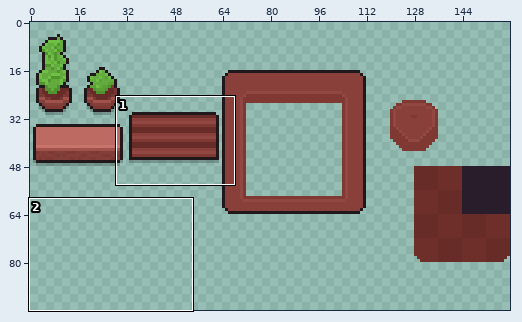
Two versions of one pixel-art file, Assets/Prototyping/Tilemaps/library.aseprite. The first picture is a wide view before the edit; the outline marks the close-up.
Close-up. Before the commit:
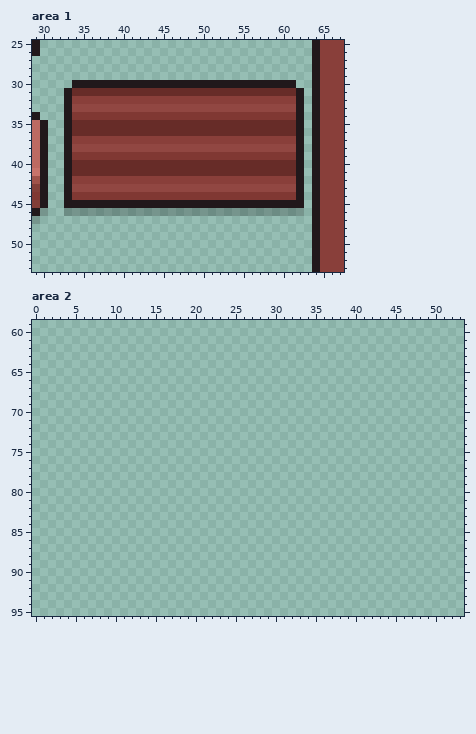
160x96 pixels, 1 frame. Colours within 5 levels of each other are drawn and written as one. Shown: area 1: x 29..67, y 25..53; area 2: x 0..53, y 59..95. The commit also changed other parts of the picture, which this record leaves out.
Now the later version:
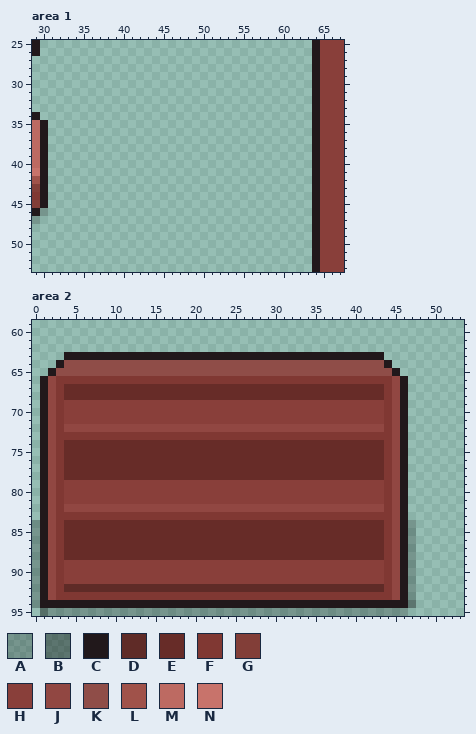
Palette (. is transparent): A #00000037  B #00000062  C #21181b  D #5f2b27  E #672c28  F #803833  G #823e38  H #893f3a  J #914742  K #8f4d48  L #a0524a  M #bd6a62  N #c8736b
The edit:
--- area 1
@@ x 29..67 @@
 29 ...................................CHHH
-30 .....CCCCCCCCCCCCCCCCCCCCCCCCCCCC..CHHH
-31 ....CEEEEEEEEEEEEEEEEEEEEEEEEEEEEC.CHHH
-32 ....CHHHHHHHHHHHHHHHHHHHHHHHHHHHHC.CHHH
-33 ....CJJJJJJJJJJJJJJJJJJJJJJJJJJJJC.CHHH
-34 C...CFFFFFFFFFFFFFFFFFFFFFFFFFFFFC.CHHH
-35 MC..CEEEEEEEEEEEEEEEEEEEEEEEEEEEEC.CHHH
-36 MC..CEEEEEEEEEEEEEEEEEEEEEEEEEEEEC.CHHH
-37 MC..CHHHHHHHHHHHHHHHHHHHHHHHHHHHHC.CHHH
-38 MC..CJJJJJJJJJJJJJJJJJJJJJJJJJJJJC.CHHH
-39 MC..CFFFFFFFFFFFFFFFFFFFFFFFFFFFFC.CHHH
-40 MC..CEEEEEEEEEEEEEEEEEEEEEEEEEEEEC.CHHH
-41 NC..CEEEEEEEEEEEEEEEEEEEEEEEEEEEEC.CHHH
-42 LC..CHHHHHHHHHHHHHHHHHHHHHHHHHHHHC.CHHH
-43 GC..CJJJJJJJJJJJJJJJJJJJJJJJJJJJJC.CHHH
-44 FC..CFFFFFFFFFFFFFFFFFFFFFFFFFFFFC.CHHH
-45 GC..CCCCCCCCCCCCCCCCCCCCCCCCCCCCCC.CHHH
-46 CA..AAAAAAAAAAAAAAAAAAAAAAAAAAAAAA.CHHH
+30 ...................................CHHH
+31 ...................................CHHH
+32 ...................................CHHH
+33 ...................................CHHH
+34 C..................................CHHH
+35 MC.................................CHHH
+36 MC.................................CHHH
+37 MC.................................CHHH
+38 MC.................................CHHH
+39 MC.................................CHHH
+40 MC.................................CHHH
+41 NC.................................CHHH
+42 LC.................................CHHH
+43 GC.................................CHHH
+44 FC.................................CHHH
+45 GC.................................CHHH
+46 CA.................................CHHH
 47 A..................................CHHH
--- area 2
@@ x 0..53 @@
 62 ......................................................
-63 ......................................................
-64 ......................................................
-65 ......................................................
-66 ......................................................
-67 ......................................................
-68 ......................................................
-69 ......................................................
-70 ......................................................
-71 ......................................................
-72 ......................................................
-73 ......................................................
-74 ......................................................
-75 ......................................................
-76 ......................................................
-77 ......................................................
-78 ......................................................
-79 ......................................................
-80 ......................................................
-81 ......................................................
-82 ......................................................
-83 ......................................................
-84 ......................................................
-85 ......................................................
-86 ......................................................
-87 ......................................................
-88 ......................................................
-89 ......................................................
-90 ......................................................
-91 ......................................................
-92 ......................................................
-93 ......................................................
-94 ......................................................
-95 ......................................................
+63 ....CCCCCCCCCCCCCCCCCCCCCCCCCCCCCCCCCCCCCCCC..........
+64 ...CKKKKKKKKKKKKKKKKKKKKKKKKKKKKKKKKKKKKKKKKC.........
+65 ..CKKKKKKKKKKKKKKKKKKKKKKKKKKKKKKKKKKKKKKKKKKC........
+66 .CJFFFFFFFFFFFFFFFFFFFFFFFFFFFFFFFFFFFFFFFFFFJC.......
+67 .CJFEEEEEEEEEEEEEEEEEEEEEEEEEEEEEEEEEEEEEEEEFJC.......
+68 .CJFEEEEEEEEEEEEEEEEEEEEEEEEEEEEEEEEEEEEEEEEFJC.......
+69 .CJFHHHHHHHHHHHHHHHHHHHHHHHHHHHHHHHHHHHHHHHHFJC.......
+70 .CJFHHHHHHHHHHHHHHHHHHHHHHHHHHHHHHHHHHHHHHHHFJC.......
+71 .CJFHHHHHHHHHHHHHHHHHHHHHHHHHHHHHHHHHHHHHHHHFJC.......
+72 .CJFJJJJJJJJJJJJJJJJJJJJJJJJJJJJJJJJJJJJJJJJFJC.......
+73 .CJFFFFFFFFFFFFFFFFFFFFFFFFFFFFFFFFFFFFFFFFFFJC.......
+74 .CJFEEEEEEEEEEEEEEEEEEEEEEEEEEEEEEEEEEEEEEEEFJC.......
+75 .CJFEEEEEEEEEEEEEEEEEEEEEEEEEEEEEEEEEEEEEEEEFJC.......
+76 .CJFEEEEEEEEEEEEEEEEEEEEEEEEEEEEEEEEEEEEEEEEFJC.......
+77 .CJFEEEEEEEEEEEEEEEEEEEEEEEEEEEEEEEEEEEEEEEEFJC.......
+78 .CJFEEEEEEEEEEEEEEEEEEEEEEEEEEEEEEEEEEEEEEEEFJC.......
+79 .CJFHHHHHHHHHHHHHHHHHHHHHHHHHHHHHHHHHHHHHHHHFJC.......
+80 .CJFHHHHHHHHHHHHHHHHHHHHHHHHHHHHHHHHHHHHHHHHFJC.......
+81 .CJFHHHHHHHHHHHHHHHHHHHHHHHHHHHHHHHHHHHHHHHHFJC.......
+82 .CJFJJJJJJJJJJJJJJJJJJJJJJJJJJJJJJJJJJJJJJJJFJC.......
+83 .CJFFFFFFFFFFFFFFFFFFFFFFFFFFFFFFFFFFFFFFFFFFJC.......
+84 ACJFEEEEEEEEEEEEEEEEEEEEEEEEEEEEEEEEEEEEEEEEFJCA......
+85 ACJFEEEEEEEEEEEEEEEEEEEEEEEEEEEEEEEEEEEEEEEEFJCA......
+86 ACJFEEEEEEEEEEEEEEEEEEEEEEEEEEEEEEEEEEEEEEEEFJCA......
+87 ACJFEEEEEEEEEEEEEEEEEEEEEEEEEEEEEEEEEEEEEEEEFJCA......
+88 ACJFEEEEEEEEEEEEEEEEEEEEEEEEEEEEEEEEEEEEEEEEFJCA......
+89 ACJFHHHHHHHHHHHHHHHHHHHHHHHHHHHHHHHHHHHHHHHHFJCA......
+90 ACJFHHHHHHHHHHHHHHHHHHHHHHHHHHHHHHHHHHHHHHHHFJCA......
+91 ACJFHHHHHHHHHHHHHHHHHHHHHHHHHHHHHHHHHHHHHHHHFJCA......
+92 ACJFDDDDDDDDDDDDDDDDDDDDDDDDDDDDDDDDDDDDDDDDFJCA......
+93 ACJFFFFFFFFFFFFFFFFFFFFFFFFFFFFFFFFFFFFFFFFFFJCA......
+94 ACCCCCCCCCCCCCCCCCCCCCCCCCCCCCCCCCCCCCCCCCCCCCCB......
+95 .BAAAAAAAAAAAAAAAAAAAAAAAAAAAAAAAAAAAAAAAAAAAAA.......
Changed places in both close-ups, as pixel boxes (x1, y1, x2, y2):
erased: (64, 80, 304, 216)
added: (32, 352, 416, 616)
